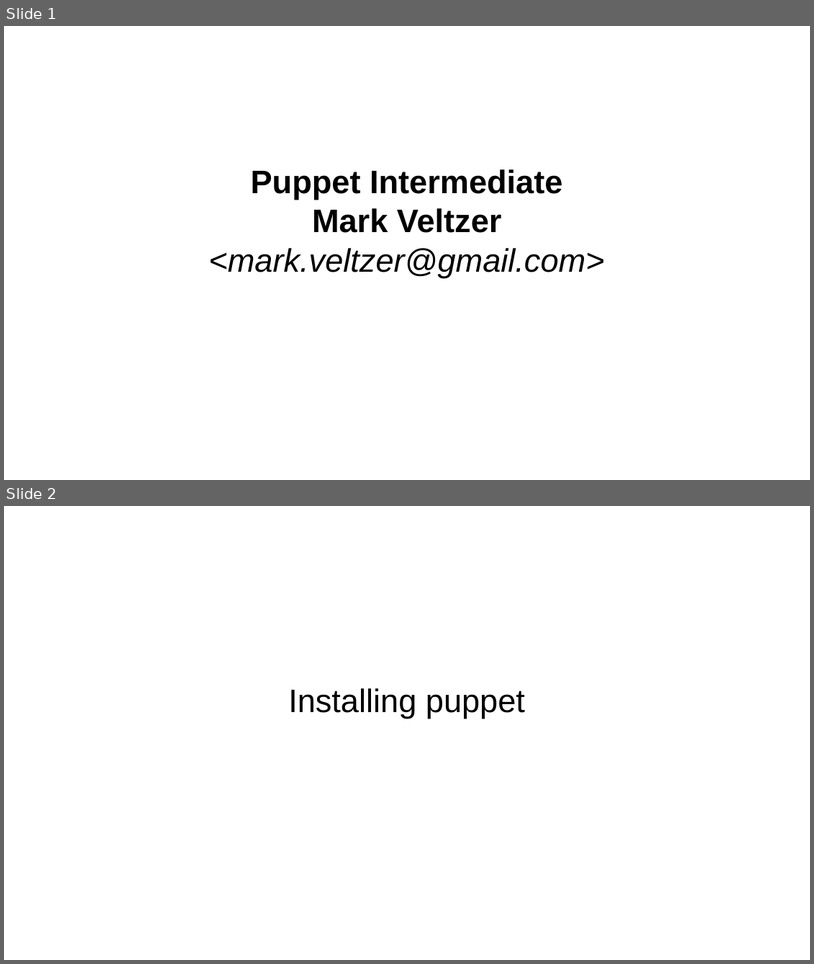
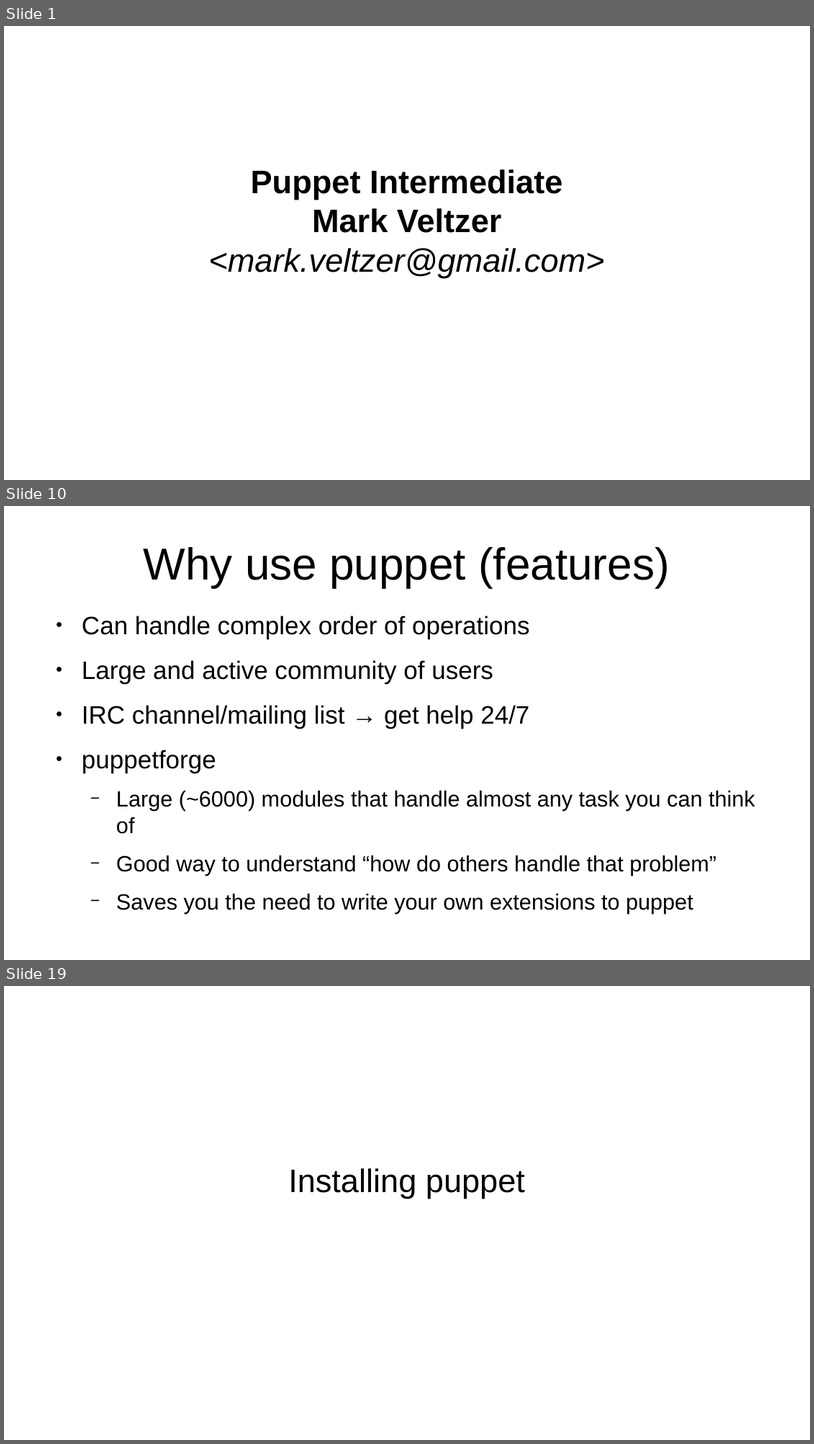
Before and after one commit to veltzer/teaching-puppet, a slide deck: slides.odp. Shown one above the other, each under a label of ours: slides 1 and 2 before the commit, slides 1, 10 and 19 after it; the slides between them are not shown. The pictures are 814x964 and 814x1444 pixels, drawn with LibreOffice and Linux fonts; fonts in the diff are those of the drawing. Boxes give left, top, right and bottom in pixels: in the first picture for what was removed or moved away, otherwise in the second. Text is boxed around its words. In the diff, an @@ line names an element or a change of style, - is before the commit and + after.

```diff
--- a/slides.odp
+++ b/slides.odp
@@ slide 10 added at (4,506,810,960), background #FFFFFF @@
@@ title added at (144,547,669,587), 44 pt, text #000000 @@
+Why use puppet (features)
@@ text added at (82,615,756,914), 21.7 pt, text #000000 @@
+● Can handle complex order of operations
+● Large and active community of users
+● IRC channel/mailing list → get help 24/7
+● puppetforge
+  − Large (~6000) modules that handle almost any task you can think of
+  − Good way to understand “how do others handle that problem”
+  − Saves you the need to write your own extensions to puppet
@@ what was slide 2 is now slide 19 @@
```
Also in this commit, not shown: 1 slide changed, 19 other slides added, 11 other files.
